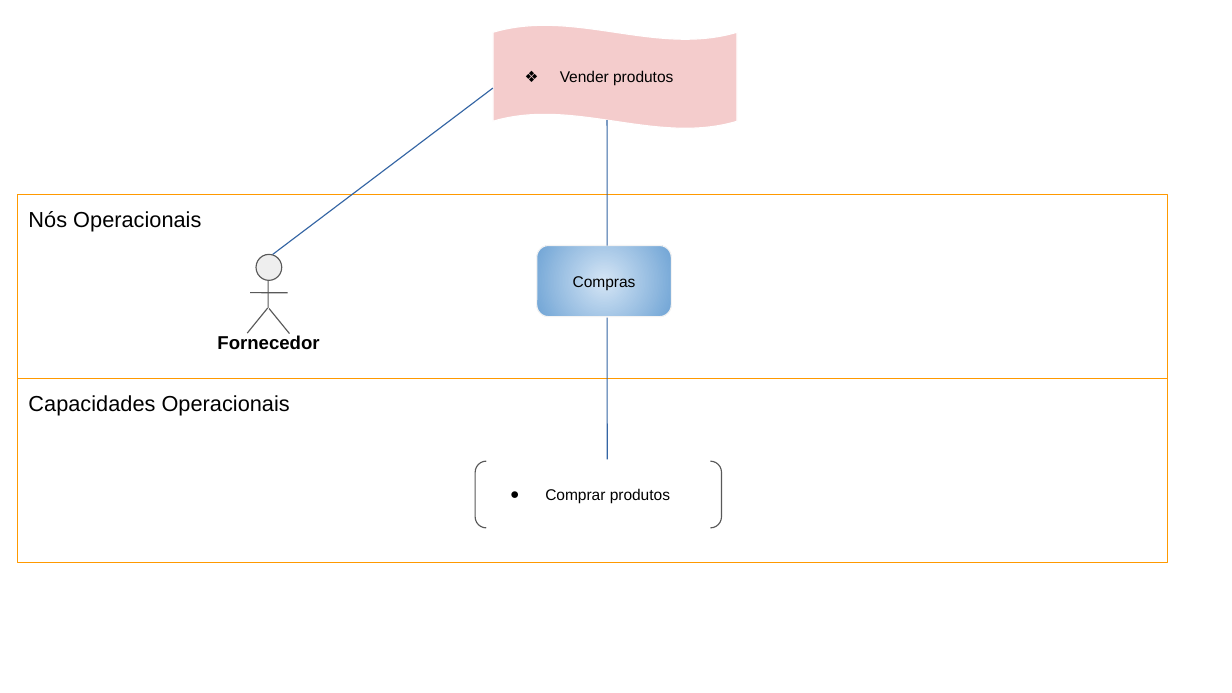
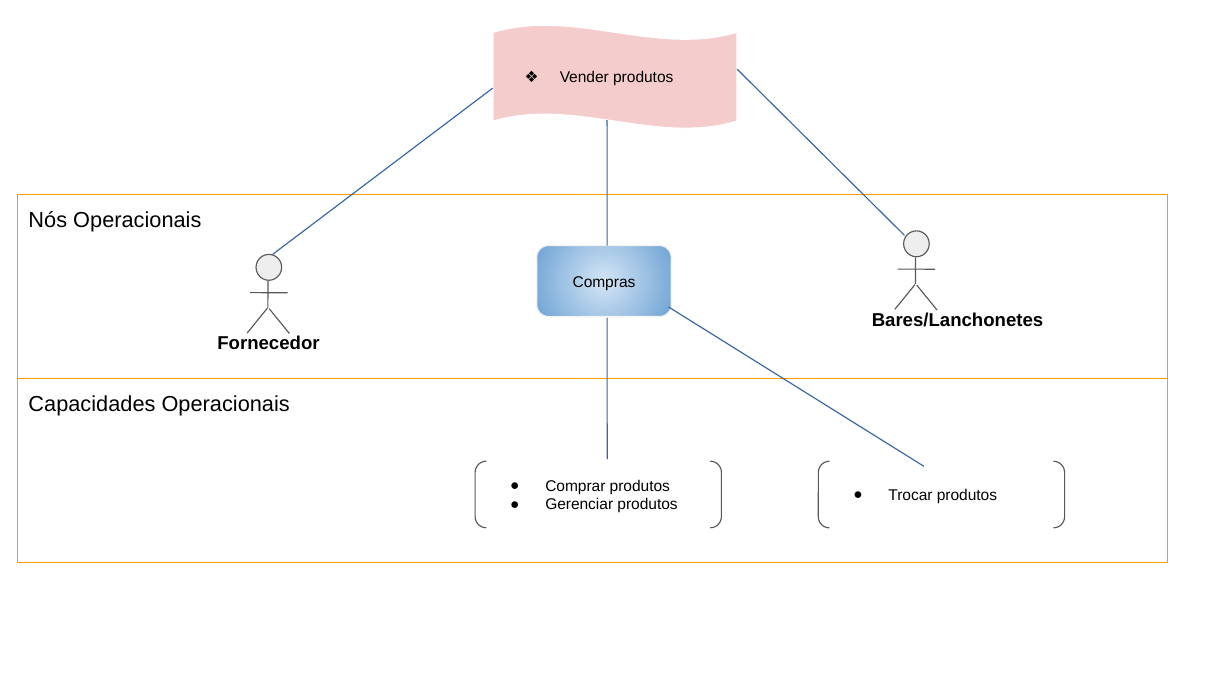
Before and after one commit to Darienzo08/ope_ads, a slide deck: slide 3 of docs/ARTEFATOS(15-23)/Arquitetura_Negócio/15) Arquitetura de Negócio para cada Cenário.pptx. Drawn at 1232x693 pixels with LibreOffice and Linux fonts; fonts in the diff are those of the drawing. Boxes give left, top, right and bottom in pixels: in the first picture for what was removed or moved away, otherwise in the second. Text is boxed around its words. In the diff, an @@ line names an element or a change of style, - is before the commit and + after.

```diff
--- a/docs/ARTEFATOS(15-23)/Arquitetura_Negócio/15) Arquitetura de Negócio para cada Cenário.pptx
+++ b/docs/ARTEFATOS(15-23)/Arquitetura_Negócio/15) Arquitetura de Negócio para cada Cenário.pptx
@@ wave "Vender produtos" at (493, 25, 737, 129): indent changed @@
@@ freeform shape added at (738, 69, 906, 236), outline #3465A4 0.74 pt @@
@@ freeform shape added at (669, 307, 923, 466), outline #3465A4 0.74 pt @@
@@ group added at (872, 231, 1043, 327): 4 freeform shapes, 1 ellipse, 1 text @@
+Bares/Lanchonetes
@@ text in bracket pair at (545, 479, 670, 494): indent changed @@
@@ bracket pair added at (818, 462, 1064, 529), outline #595959 0.74 pt, 10 pt, text #000000 @@
+● Trocar produtos
@@ text in bracket pair at (545, 497, 677, 513): paragraph added @@
+● Gerenciar produtos
```
Also in this commit, not shown: 3 other slides changed, 1 slide added, 2 other files.
